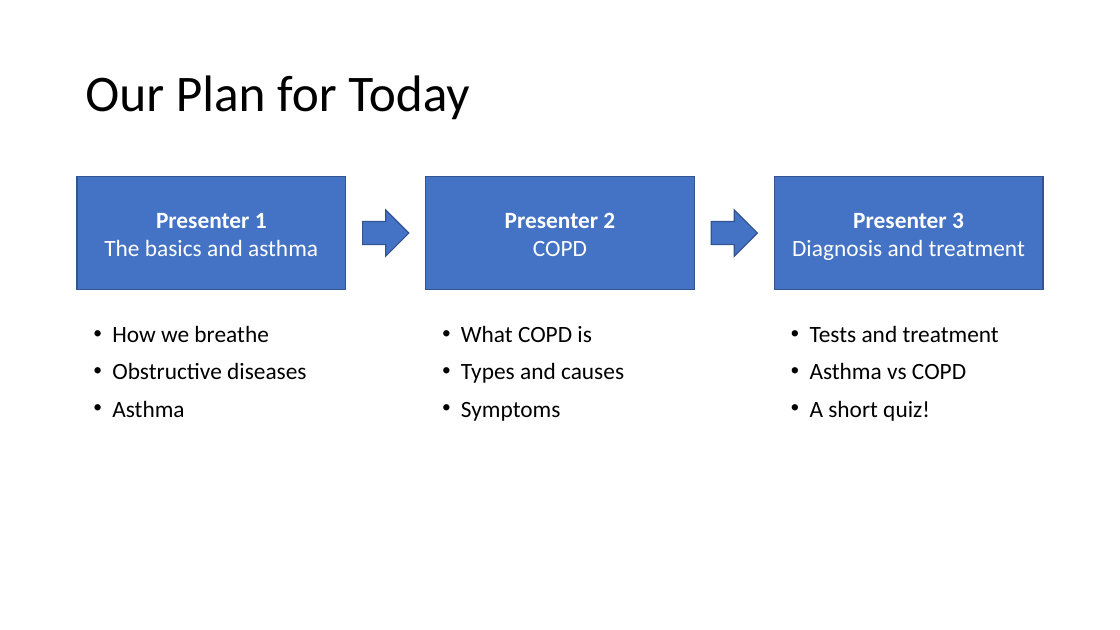
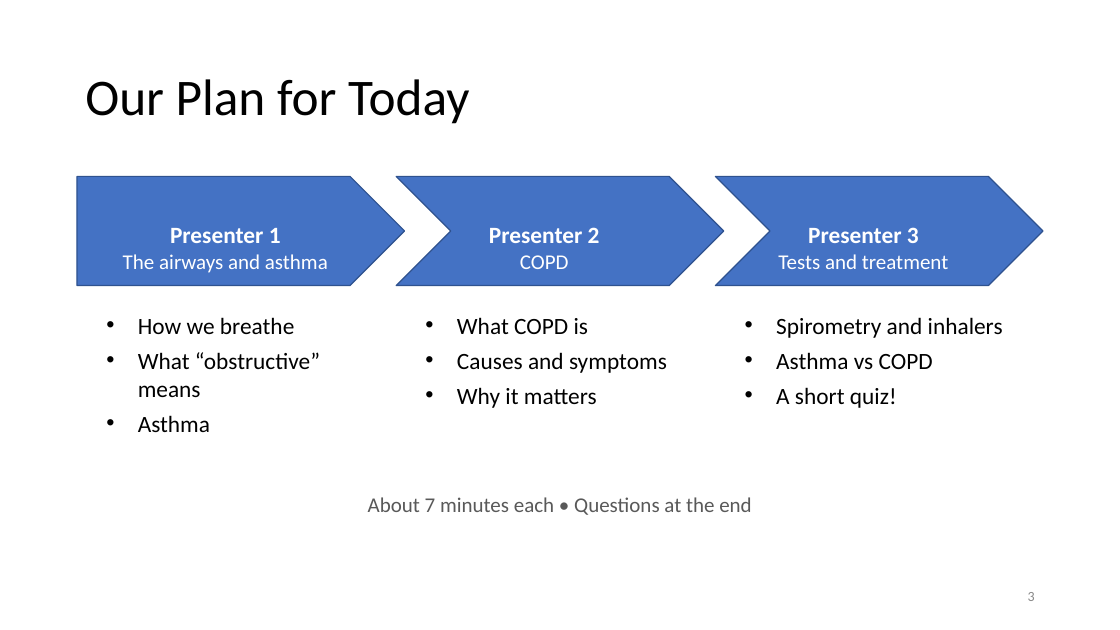
Before and after one commit to mrm145/Claude-CoWorkNotCode, a slide deck: slide 3 of Asthma_and_COPD_Presentation.pptx (slide 2 before the commit). Drawn at 1120x630 pixels with LibreOffice and Linux fonts; fonts in the diff are those of the drawing. Boxes give left, top, right and bottom in pixels: in the first picture for what was removed or moved away, otherwise in the second. Text is boxed around its words. In the diff, an @@ line names an element or a change of style, - is before the commit and + after.

```diff
--- a/Asthma_and_COPD_Presentation.pptx
+++ b/Asthma_and_COPD_Presentation.pptx
@@ title "Our Plan for Today" at (85, 79, 469, 124): line spacing 0.9 to 1 @@
@@ pentagon arrow "Presenter 1": place and size @@
-pentagon arrow "Presenter 1" at (77, 176, 346, 290)
+pentagon arrow "Presenter 1" at (77, 176, 405, 286)
@@ pentagon arrow "Presenter 1" at (77, 176, 405, 286): rectangle to pentagon arrow; outline #325491 1 pt to #2F528F 1 pt @@
@@ chevron "Presenter 2": place and size @@
-chevron "Presenter 2" at (426, 176, 695, 290)
+chevron "Presenter 2" at (397, 176, 724, 286)
@@ chevron "Presenter 2" at (397, 176, 724, 286): rectangle to chevron; outline #325491 1 pt to #2F528F 1 pt @@
@@ chevron "Presenter 3" at (716, 176, 1044, 286): rectangle to chevron; outline #325491 1 pt to #2F528F 1 pt @@
@@ chevron "Presenter 3": place and size @@
-chevron "Presenter 3" at (775, 176, 1044, 290)
+chevron "Presenter 3" at (716, 176, 1044, 286)
@@ right arrow removed at (363, 210, 409, 256) @@
@@ right arrow removed at (712, 210, 758, 256) @@
@@ text in pentagon arrow at (123, 254, 328, 273): text changed; size 20 to 18 pt @@
-The basics and asthma
+The airways and asthma
@@ text in chevron at (520, 255, 569, 269): size 20 to 18 pt in "COPD" @@
@@ text in chevron at (778, 254, 948, 269): text changed; size 20 to 18 pt @@
-Diagnosis and treatment
+Tests and treatment
@@ text "How we breathe": place and size @@
-text "How we breathe" at (112, 325, 306, 417)
+text "How we breathe" at (138, 317, 320, 432)
@@ text at (138, 317, 294, 432): indent changed; more space between paragraphs; less space between paragraphs @@
@@ text "What COPD is": place and size @@
-text "What COPD is" at (461, 325, 624, 421)
+text "What COPD is" at (457, 317, 667, 408)
@@ text at (457, 317, 588, 334): indent changed; more space between paragraphs @@
@@ text "Spirometry and inhalers": place and size @@
-text "Spirometry and inhalers" at (810, 325, 999, 421)
+text "Spirometry and inhalers" at (776, 317, 1003, 408)
@@ text at (776, 317, 1003, 338): text changed @@
-• Tests and treatment
+• Spirometry and inhalers
@@ text at (138, 352, 320, 397): text changed @@
-• Obstructive diseases
+• What “obstructive” means
@@ text at (457, 352, 667, 408): text changed @@
-• Types and causes
-• Symptoms
+• Causes and symptoms
+• Why it matters
@@ text at (776, 352, 933, 408): indent changed; less space between paragraphs @@
@@ text added at (368, 497, 751, 515), 18 pt, text #595959 @@
+About 7 minutes each • Questions at the end
@@ page number added at (1028, 592, 1035, 601), 12 pt, text #898989 @@
+3
```
Also in this commit, not shown: 13 other slides changed, 11 slides added, 9 slides removed, 1 other file.
